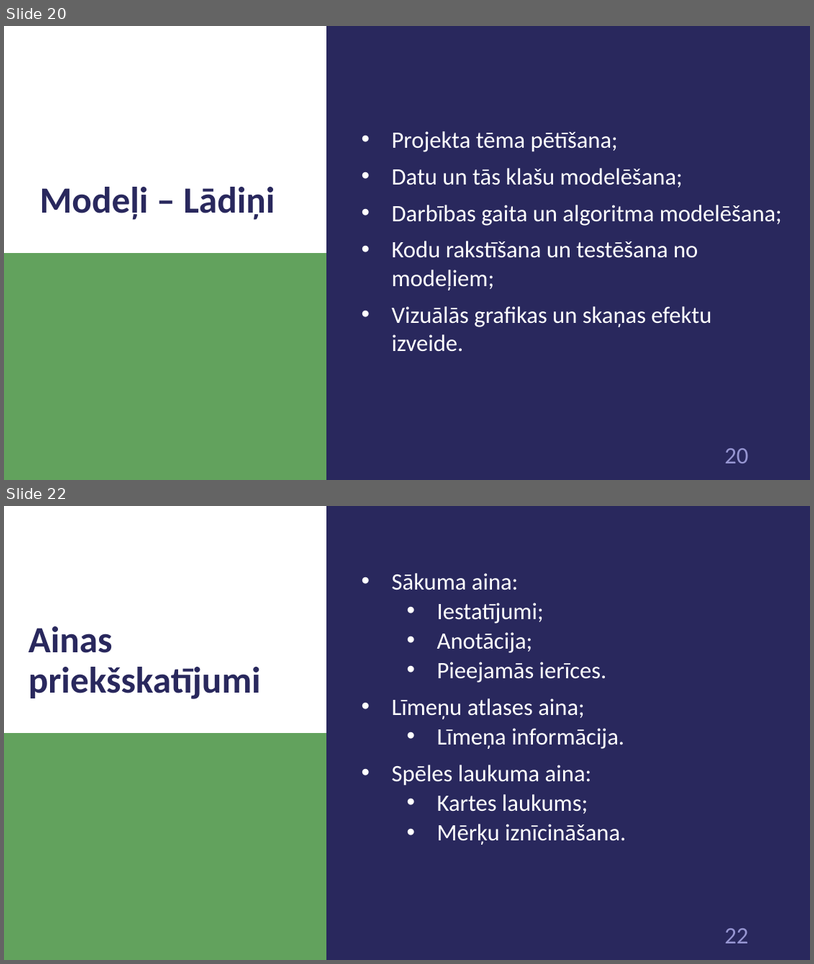
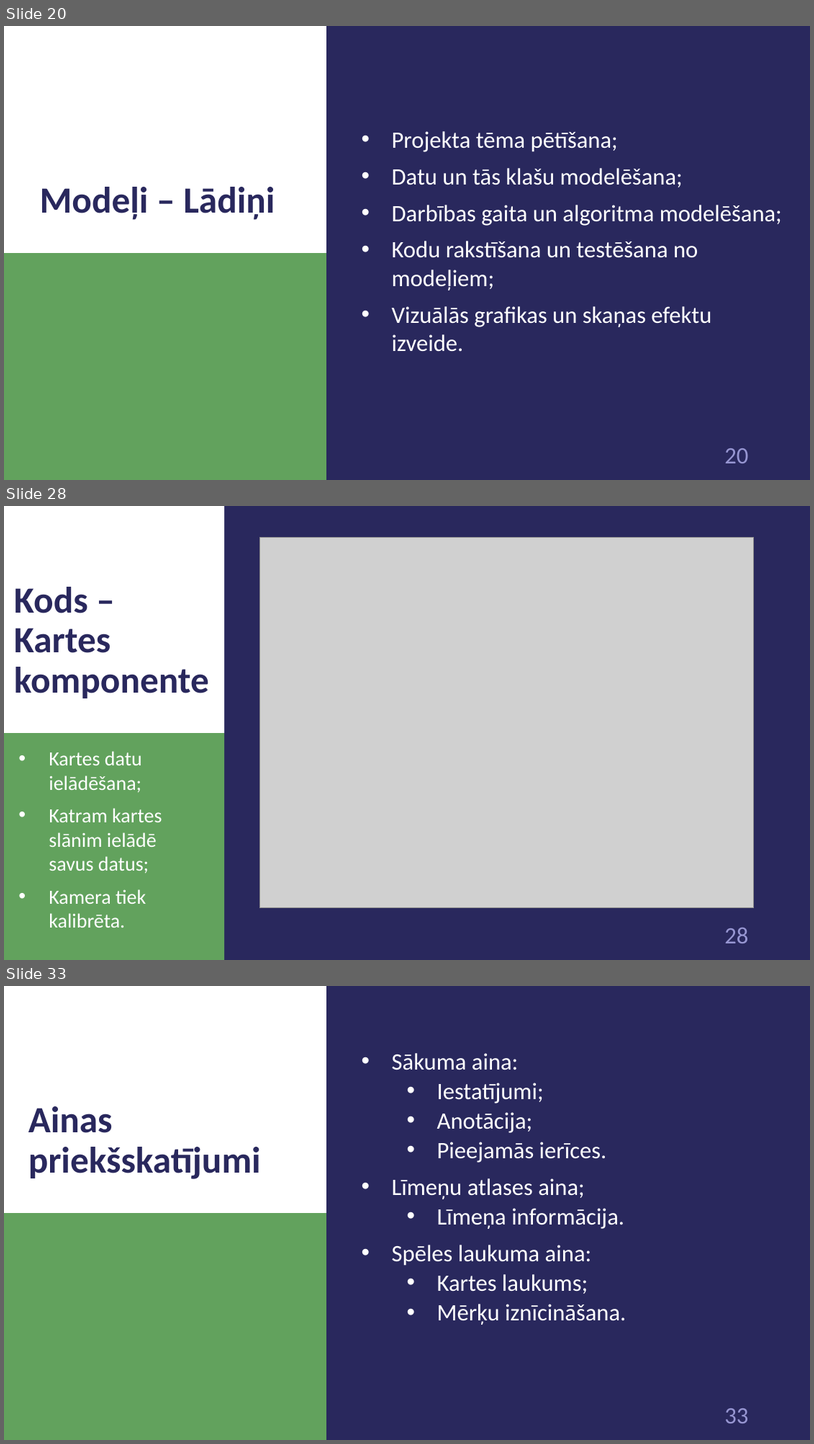
Before and after one commit to 1ivyatan/drumstalotajs, a slide deck: Documentation/Prezentācija.pptx. Shown one above the other, each under a label of ours: slides 20 and 22 before the commit, slides 20, 28 and 33 after it; the slides between them are not shown. The pictures are 814x964 and 814x1444 pixels, drawn with LibreOffice and Linux fonts; fonts in the diff are those of the drawing; grey boxes stand for pictures. Boxes give left, top, right and bottom in pixels: in the first picture for what was removed or moved away, otherwise in the second. Text is boxed around its words. In the diff, an @@ line names an element or a change of style, - is before the commit and + after.

```diff
--- a/Documentation/Prezentācija.pptx
+++ b/Documentation/Prezentācija.pptx
@@ slide 28 added at <box>4,506,810,960</box>, background #29285D; not listed: 1 template element that a slide beside it also shows @@
@@ rectangle added at <box>4,506,225,733</box>, fill #FFFFFF @@
@@ picture added at <box>260,538,755,908</box> @@
@@ title added at <box>14,587,209,698</box>, 44 pt, text #29285D, bold @@
+Kods – Kartes komponente
@@ rectangle added at <box>4,733,225,960</box>, fill #62A25D @@
@@ text added at <box>49,751,162,927</box>, 24 pt, text #FFFFFF @@
+• Kartes datu ielādēšana;
+• Katram kartes slānim ielādē savus datus;
+• Kamera tiek kalibrēta.
@@ what was slide 22 is now slide 33 @@
@@ page number at <box>725,1408,748,1423</box>: text changed @@
-22
+33
```
Also in this commit, not shown: 3 slides changed, 11 other slides added, 1 slide removed.
